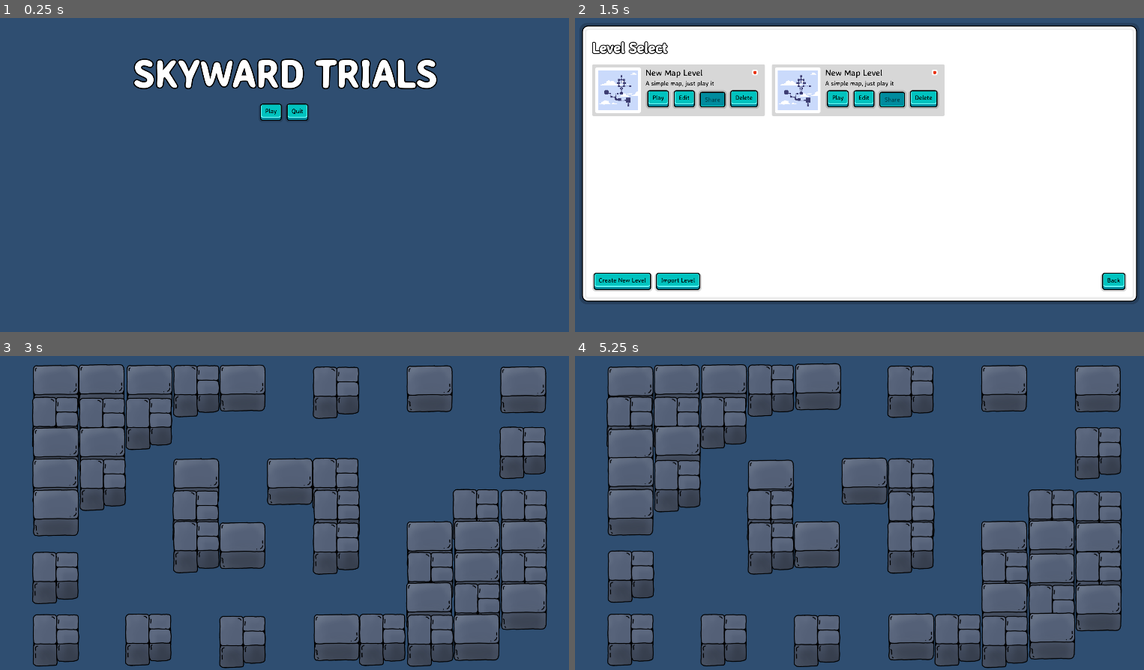
Above: before the commit, frames 1-4 (two rows, left to right).
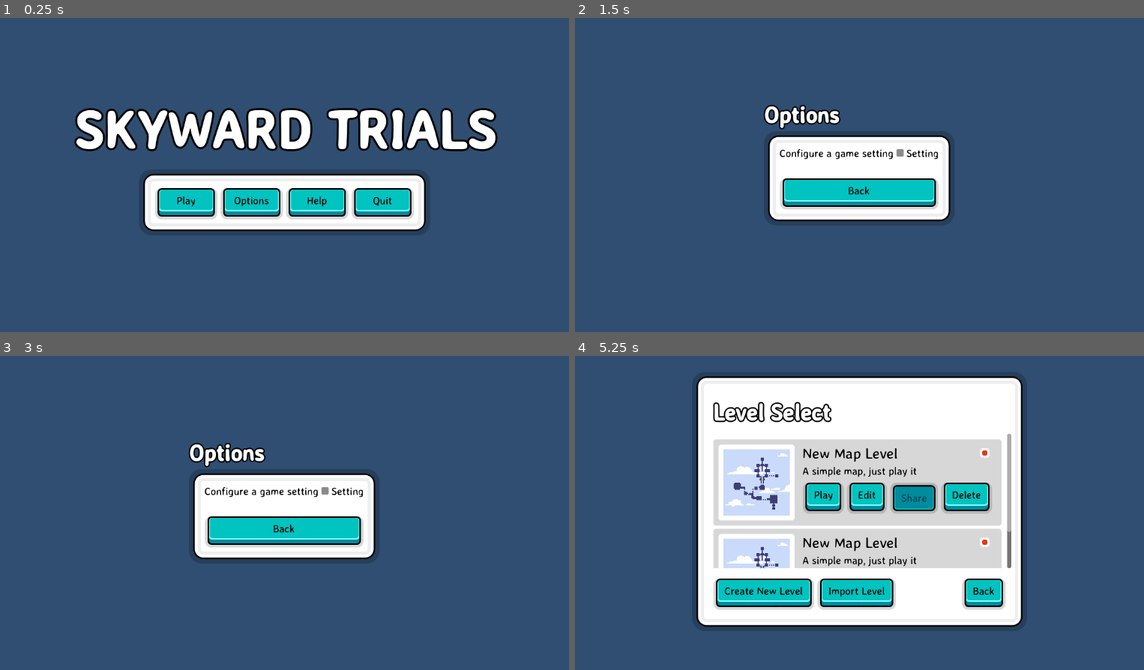
Above: after the commit, the same moments.

Repository: callieco-xyz/Skyward-Trials
Game: Godot game, scene res://main/main.tscn
Two runs of this game, one before a commit and one after it. Both use one fixed random seed, a clock stepped at 60 frames per second and the inputs below.
Inputs (mouse positions are in pixels of both pictures, inside the frame that each line leads up to):
- Up to frame 1 (0.25 s): no input
- Up to frame 2 (1.5 s): click (825, 203) at 0.5 s, where only the run after the commit has a clickable "Options"; click (848, 112) at 1.25 s, where only the run before the commit has a clickable "Play"
- Up to frame 3 (3 s): click (102, 619) at 2 s, where only the run before the commit has a clickable "Import Level"; click (85, 437) at 2.75 s, where only the run before the commit has a clickable "Play"
- Up to frame 4 (5.25 s): click (859, 531) at 3.5 s, where only the run after the commit has a clickable "Back"; click (893, 541) at 4.25 s, where only the run after the commit has a clickable "Help"; click (762, 541) at 5 s, where only the run after the commit has a clickable "Play"

The runs differ from the first frame. In frame 1, 20% of the frame differs, in the area x 13-88%, y 12-69%; in frame 2, 81%, in the area x 1-99%, y 2-91%; in frame 3, 46%; in frame 4, 71%.

Commit message:
Fixed UI scaling

Diff:
--- a/components/theme/skyward_trials.tres
+++ b/components/theme/skyward_trials.tres
@@ -95,7 +95,7 @@
 GridContainer/constants/v_separation = 20
 HeaderLarge/colors/font_color = Color(1, 1, 1, 1)
 HeaderLarge/constants/outline_size = 10
-HeaderLarge/font_sizes/font_size = 45
+HeaderLarge/font_sizes/font_size = 42
 HeaderLarge/fonts/font = ExtResource("4_pso5f")
 HeaderSmall/colors/font_color = Color(0, 0, 0, 1)
 HeaderSmall/font_sizes/font_size = 28
--- a/main/main.tscn
+++ b/main/main.tscn
@@ -6,7 +6,7 @@
 [node name="Main" type="Node"]
 script = ExtResource("1_fj0tb")
 
-[node name="Game" type="CanvasLayer" parent="."]
+[node name="Game" type="CanvasLayer" parent="." groups=["GameCanvas"]]
 follow_viewport_enabled = true
 
 [node name="MainMenuView" parent="Game" instance=ExtResource("2_ao4rv")]
--- a/objects/ui/elements/new_level_panel/new_level_panel.gd
+++ /dev/null
@@ -1,25 +0,0 @@
-class_name NewLevelPanel extends Control
-
-
-func set_hover_state_on() -> void:
-	theme_type_variation = "InnerPanelHover"
-
-
-func set_hover_state_off() -> void:
-	theme_type_variation = "InnerPanel"
-
-
-func _on_mouse_entered() -> void:
-	set_hover_state_on()
-
-
-func _on_mouse_exited() -> void:
-	set_hover_state_off()
-
-
-func _on_focus_entered() -> void:
-	set_hover_state_on()
-
-
-func _on_focus_exited() -> void:
-	set_hover_state_off()
--- a/objects/ui/elements/new_level_panel/new_level_panel.tscn
+++ /dev/null
@@ -1,36 +0,0 @@
-[gd_scene load_steps=2 format=3 uid="uid://b3875bcb4523n"]
-
-[ext_resource type="Script" path="res://objects/ui/elements/new_level_panel/new_level_panel.gd" id="1_ooc4q"]
-
-[node name="NewLevelPanel" type="Control"]
-custom_minimum_size = Vector2(556, 168)
-layout_mode = 3
-anchors_preset = 0
-offset_right = 556.0
-offset_bottom = 168.0
-script = ExtResource("1_ooc4q")
-
-[node name="VBoxContainer" type="HBoxContainer" parent="."]
-layout_mode = 1
-anchors_preset = 15
-anchor_right = 1.0
-anchor_bottom = 1.0
-grow_horizontal = 2
-grow_vertical = 2
-
-[node name="Button" type="Button" parent="VBoxContainer"]
-layout_mode = 2
-size_flags_horizontal = 3
-mouse_filter = 1
-text = "Create New Level"
-
-[node name="Button2" type="Button" parent="VBoxContainer"]
-layout_mode = 2
-size_flags_horizontal = 3
-mouse_filter = 1
-text = "Import New Level"
-
-[connection signal="focus_entered" from="." to="." method="_on_focus_entered"]
-[connection signal="focus_exited" from="." to="." method="_on_focus_exited"]
-[connection signal="mouse_entered" from="." to="." method="_on_mouse_entered"]
-[connection signal="mouse_exited" from="." to="." method="_on_mouse_exited"]
--- a/objects/ui/screens/level_selection_screen/level_selection_screen.gd
+++ b/objects/ui/screens/level_selection_screen/level_selection_screen.gd
@@ -5,13 +5,23 @@
 var saved_levels_path: String = "res://saved_levels/"
 var saved_levels: Array[LevelInfo]
 
-@onready var level_select: GridContainer = $PanelContainer/VBoxContainer/ScrollContainer/MarginContainer/LevelSelect
+@onready var scroll: ScrollContainer = $PanelContainer/VBoxContainer/ScrollContainer
+@onready var level_select: HFlowContainer = $PanelContainer/VBoxContainer/ScrollContainer/MarginContainer/LevelSelect
 
 
 func _ready() -> void:
 	reset_levels()
+	set_levels_width()
+	get_tree().root.size_changed.connect(set_levels_width)
 	SignalBus.select_level_deleted.connect(reset_levels)
 
+
+func set_levels_width() -> void:
+	if get_viewport_rect().size.x > 1300:
+		level_select.custom_minimum_size.x = 1120
+	if get_viewport_rect().size.x > 1900:
+		level_select.custom_minimum_size.x = 1680
+	scroll.custom_minimum_size.y = get_viewport_rect().size.y * 0.4
 
 func reset_levels() -> void:
 	for level in level_select.get_children():
--- a/objects/ui/screens/level_selection_screen/level_selection_screen.tscn
+++ b/objects/ui/screens/level_selection_screen/level_selection_screen.tscn
@@ -26,7 +26,7 @@
 text = "Level Select"
 
 [node name="ScrollContainer" type="ScrollContainer" parent="PanelContainer/VBoxContainer"]
-custom_minimum_size = Vector2(0, 660)
+custom_minimum_size = Vector2(0, 300)
 layout_mode = 2
 horizontal_scroll_mode = 0
 
@@ -35,12 +35,10 @@
 size_flags_vertical = 3
 theme_type_variation = &"MarginMed"
 
-[node name="LevelSelect" type="GridContainer" parent="PanelContainer/VBoxContainer/ScrollContainer/MarginContainer"]
-custom_minimum_size = Vector2(1708, 0)
+[node name="LevelSelect" type="HFlowContainer" parent="PanelContainer/VBoxContainer/ScrollContainer/MarginContainer"]
 layout_mode = 2
 size_flags_horizontal = 3
 size_flags_vertical = 3
-columns = 3
 
 [node name="MarginContainer" type="MarginContainer" parent="PanelContainer/VBoxContainer"]
 layout_mode = 2
--- a/objects/ui/screens/title_screen/title_screen.tscn
+++ b/objects/ui/screens/title_screen/title_screen.tscn
@@ -20,32 +20,39 @@
 layout_mode = 2
 theme_type_variation = &"HeaderLarge"
 theme_override_constants/outline_size = 15
-theme_override_font_sizes/font_size = 120
+theme_override_font_sizes/font_size = 100
 text = "SKYWARD TRIALS"
 
-[node name="Actions" type="HBoxContainer" parent="Outer"]
+[node name="PanelContainer" type="PanelContainer" parent="Outer"]
 layout_mode = 2
 size_flags_horizontal = 4
 
-[node name="PlayButton" type="Button" parent="Outer/Actions"]
+[node name="Actions" type="HBoxContainer" parent="Outer/PanelContainer"]
+custom_minimum_size = Vector2(500, 0)
 layout_mode = 2
+size_flags_horizontal = 4
+
+[node name="PlayButton" type="Button" parent="Outer/PanelContainer/Actions"]
+layout_mode = 2
+size_flags_horizontal = 3
 text = "Play"
 
-[node name="OptionsButton" type="Button" parent="Outer/Actions"]
-visible = false
+[node name="OptionsButton" type="Button" parent="Outer/PanelContainer/Actions"]
 layout_mode = 2
+size_flags_horizontal = 3
 text = "Options"
 
-[node name="QuitButton" type="Button" parent="Outer/Actions"]
+[node name="HelpButton" type="Button" parent="Outer/PanelContainer/Actions"]
 layout_mode = 2
+size_flags_horizontal = 3
+text = "Help"
+
+[node name="QuitButton" type="Button" parent="Outer/PanelContainer/Actions"]
+layout_mode = 2
+size_flags_horizontal = 3
 text = "Quit
 "
 
-[node name="Padding" type="MarginContainer" parent="Outer"]
-custom_minimum_size = Vector2(0, 500)
-layout_mode = 2
-size_flags_vertical = 3
-
-[connection signal="pressed" from="Outer/Actions/PlayButton" to="." method="_on_play_button_pressed"]
-[connection signal="pressed" from="Outer/Actions/OptionsButton" to="." method="_on_options_button_pressed"]
-[connection signal="pressed" from="Outer/Actions/QuitButton" to="." method="_on_quit_button_pressed"]
+[connection signal="pressed" from="Outer/PanelContainer/Actions/PlayButton" to="." method="_on_play_button_pressed"]
+[connection signal="pressed" from="Outer/PanelContainer/Actions/OptionsButton" to="." method="_on_options_button_pressed"]
+[connection signal="pressed" from="Outer/PanelContainer/Actions/QuitButton" to="." method="_on_quit_button_pressed"]
--- a/project.godot
+++ b/project.godot
@@ -23,11 +23,6 @@
 [debug]
 
 gdscript/warnings/unused_signal=0
-
-[display]
-
-window/size/viewport_width=1920
-window/size/viewport_height=1080
 
 [file_customization]
 
